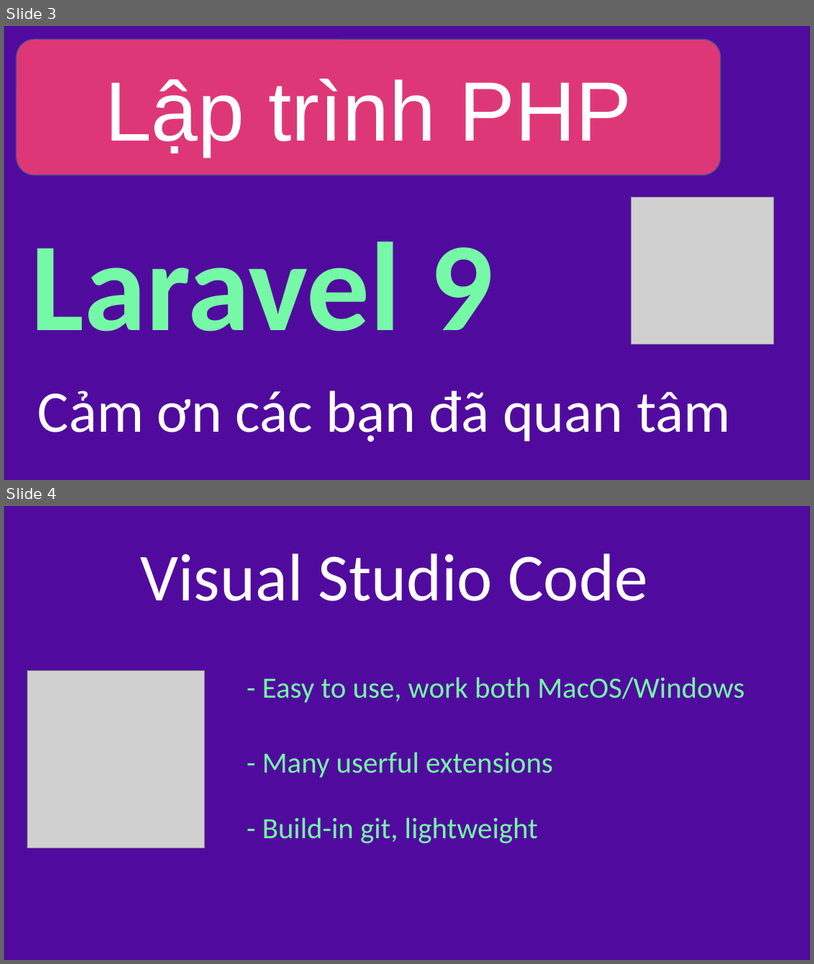
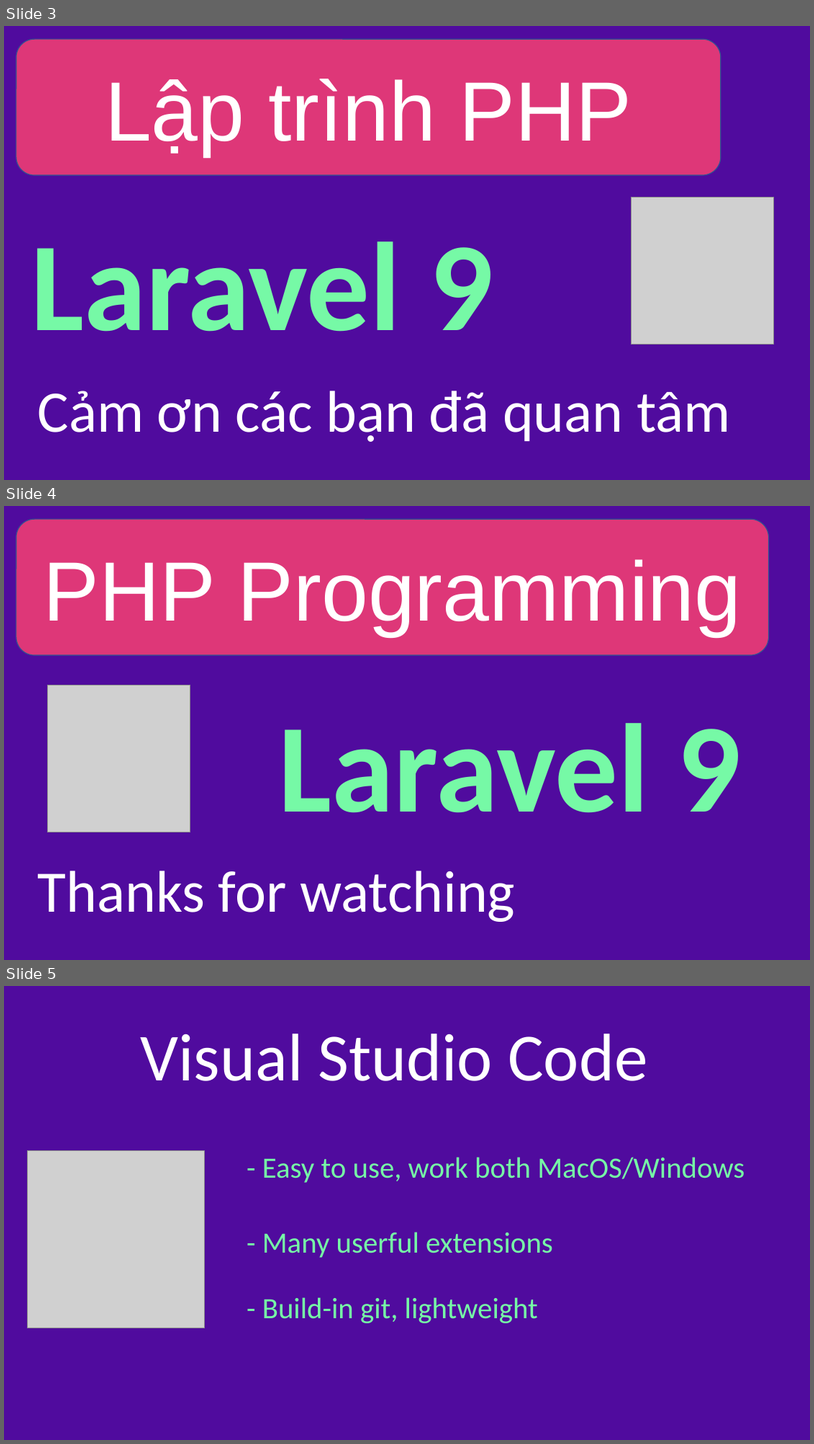
Before and after one commit to nguyenhuynhdeveloper/YoutubeChannel_nguyenDucHoang, a slide deck: Complete Laravel Tutorial 2022/Complete Laravel Tutorial 2022.pptx. Shown one above the other, each under a label of ours: slides 3 and 4 before the commit, slides 3, 4 and 5 after it. The pictures are 814x964 and 814x1444 pixels, drawn with LibreOffice and Linux fonts; fonts in the diff are those of the drawing; grey boxes stand for pictures. Boxes give left, top, right and bottom in pixels: in the first picture for what was removed or moved away, otherwise in the second. Text is boxed around its words. In the diff, an @@ line names an element or a change of style, - is before the commit and + after.

```diff
--- a/Complete Laravel Tutorial 2022/Complete Laravel Tutorial 2022.pptx
+++ b/Complete Laravel Tutorial 2022/Complete Laravel Tutorial 2022.pptx
@@ slide 4 added at [4, 506, 810, 960], background #500B9E @@
@@ rounded rectangle added at [16, 519, 769, 656], fill #DE3778, outline #325491 1 pt, 100 pt, text #FFFFFF @@
+PHP Programming
@@ picture added at [47, 685, 190, 832] @@
@@ text added at [279, 723, 742, 813], 150 pt, text #76F9A6, bold @@
+Laravel 9
@@ text added at [38, 870, 515, 921], 70 pt, text #FFFFFF @@
+Thanks for watching
@@ what was slide 4 is now slide 5 @@
```
Also in this commit, not shown: 1 slide changed, 3 other files.
